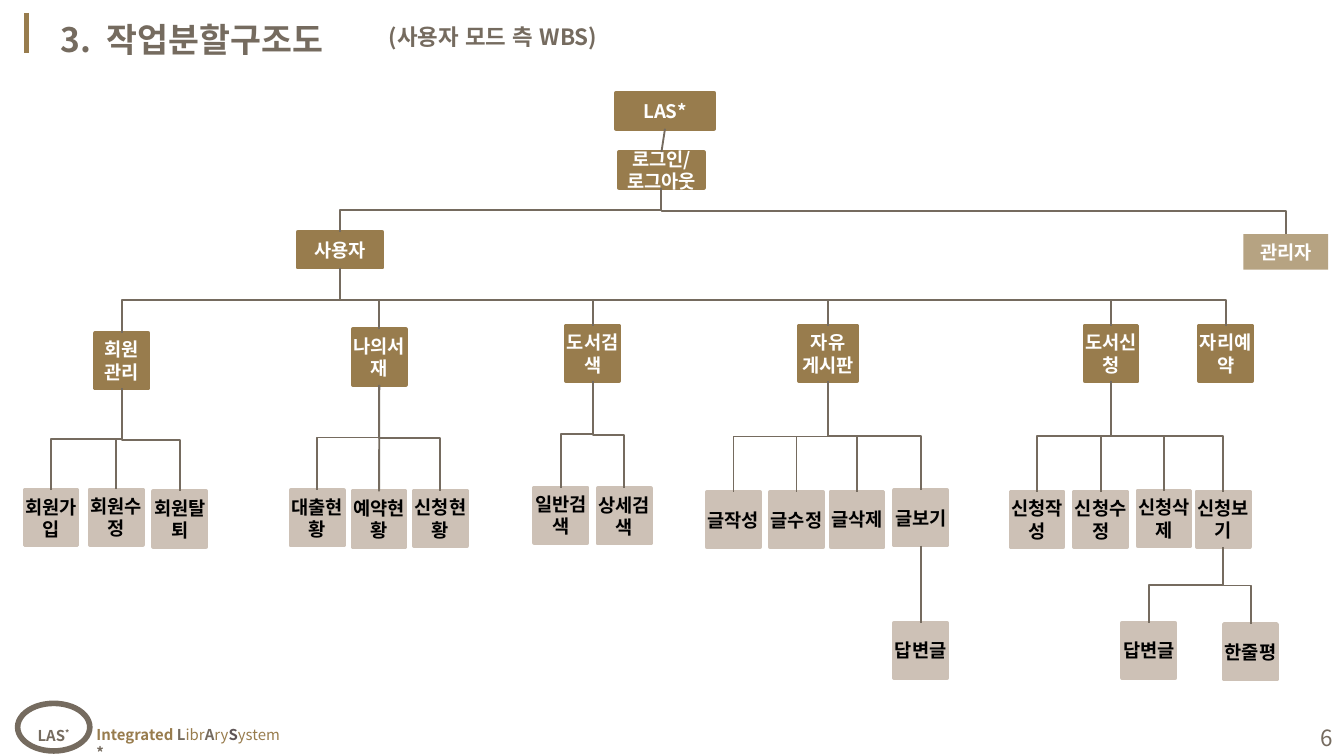
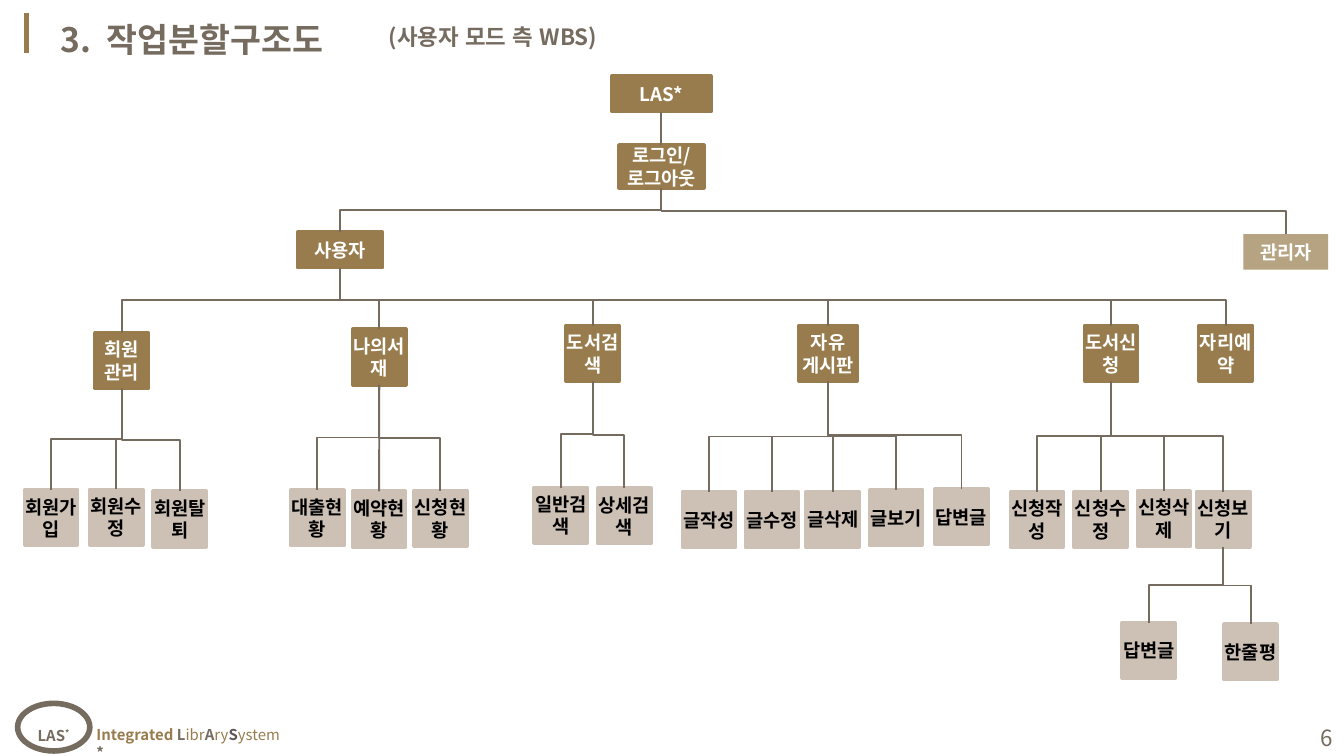
Before and after one commit to naradin711/webPro_ryu, a slide deck: slide 6 of note/07_1'st Project/sample_ver0624.pptx. Drawn at 1344x756 pixels with LibreOffice and Linux fonts; fonts in the diff are those of the drawing; background and template pictures are left out. Boxes give left, top, right and bottom in pixels: in the first picture for what was removed or moved away, otherwise in the second. Text is boxed around its words. In the diff, an @@ line names an element or a change of style, - is before the commit and + after.

```diff
--- a/note/07_1'st Project/sample_ver0624.pptx
+++ b/note/07_1'st Project/sample_ver0624.pptx
@@ rectangle "LAS*": place and size @@
-rectangle "LAS*" at [616, 93, 714, 129]
+rectangle "LAS*" at [612, 75, 710, 112]
@@ line moved from (665, 129) - (661, 152) to (661, 112) - (661, 145) @@
@@ rectangle "로그인/": place and size @@
-rectangle "로그인/" at [620, 152, 704, 188]
+rectangle "로그인/" at [620, 145, 704, 188]
@@ elbow line moved from (828, 382) - (734, 492) to (828, 382) - (710, 492) @@
@@ elbow line moved from (828, 382) - (797, 492) to (828, 382) - (771, 492) @@
@@ elbow line moved from (828, 382) - (921, 491) to (828, 382) - (896, 491) @@
@@ elbow line moved from (828, 382) - (857, 492) to (828, 382) - (833, 492) @@
@@ elbow line added from (828, 382) to (961, 489), #756B5F 1 pt @@
@@ 4 rectangles: place and size @@
-4 rectangles at [707, 491, 946, 547]
+4 rectangles at [683, 491, 922, 547]
@@ rectangle "답변글": place and size @@
-rectangle "답변글" at [894, 622, 946, 677]
+rectangle "답변글" at [935, 489, 988, 544]
@@ elbow line removed from (921, 546) to (921, 622) @@
```
Also in this commit, not shown: 7 other slides changed, 11 slides added, 32 other files.
